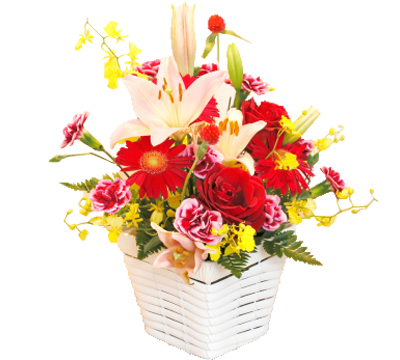
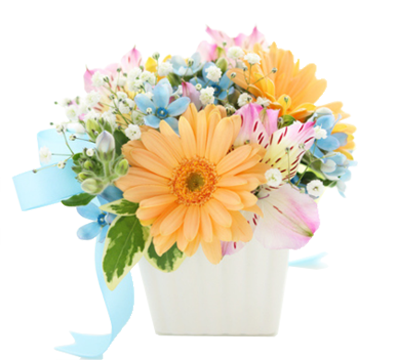
The second 400×360 image is a revision of the first. Changes to its layers:
painted on "レイヤー 1" over [11, 2, 379, 360]
